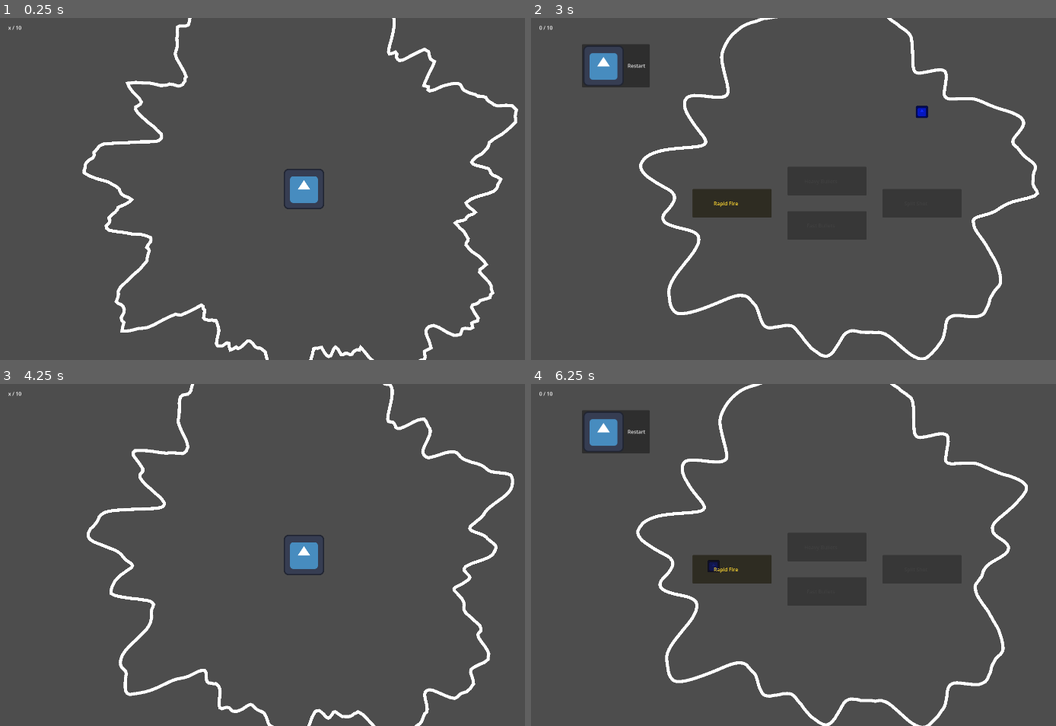
Above: before the commit, frames 1-4 (two rows, left to right).
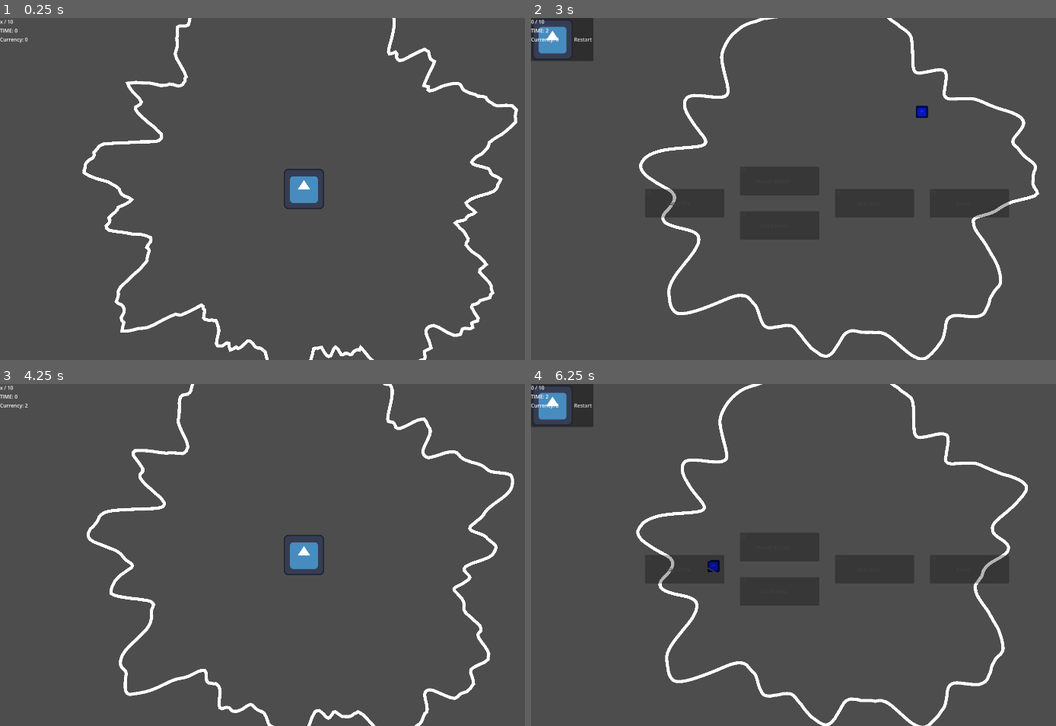
Above: after the commit, the same moments.

Repository: ekaktusz/bullet-hell-jam-7
Game: Godot game, scene res://Scenes/Map/Map.tscn
Two runs of this game, one before a commit and one after it. Both use one fixed random seed, a clock stepped at 60 frames per second and the inputs below. The engine's default icon, where the game draws it, is replaced by a stand-in: a white triangle on a blue panel in a dark square.
Inputs (mouse positions are in pixels of both pictures, inside the frame that each line leads up to):
- Up to frame 1 (0.25 s): no input
- Up to frame 2 (3 s): move the mouse to (966, 171) at 0.52 s; hold Right (ui_right) 0.53-1.28 s; click (966, 171) at 0.67 s; move the mouse to (714, 206) at 1.27 s; hold Down (ui_down) 1.28-2.03 s; move the mouse to (893, 113) at 2.02 s; hold Right (ui_right) 2.03-2.78 s; move the mouse to (804, 257) at 2.77 s; hold Up (ui_up) from 2.78 s (still down); click (804, 257) at 2.92 s
- Up to frame 3 (4.25 s): release Up (ui_up) at 3.5 s; click "Restart" at 3.5 s
- Up to frame 4 (6.25 s): move the mouse to (1019, 606) at 4.27 s; hold Left (ui_left) 4.28-5.78 s; move the mouse to (651, 503) at 5.02 s; move the mouse to (867, 555) at 5.77 s; hold Down (ui_down) from 5.78 s (still down); click (867, 555) at 5.92 s

The runs differ from the first frame. In frame 1, less than 0.1% of the frame differs, in the area x 0-6%, y 0-8%; in frame 2, 3.0%; in frame 3, less than 0.1%; in frame 4, 3.0%, in the area x 0-91%, y 0-59%.

Commit message:
time alive as currency added

Diff:
--- a/Scenes/Brain/brain.gd
+++ b/Scenes/Brain/brain.gd
@@ -1,10 +1,8 @@
 extends CharacterBody2D
-
 
 const SPEED = 300.0
 
 func _physics_process(delta: float) -> void:
-
 	# Get the input direction and handle the movement/deceleration.
 	# As good practice, you should replace UI actions with custom gameplay actions.
 	var direction := Input.get_vector("ui_left", "ui_right", "ui_up", "ui_down")
@@ -14,5 +12,4 @@
 	else:
 		velocity.x = move_toward(velocity.x, 0, SPEED)
 		velocity.y = move_toward(velocity.y, 0, SPEED)
-
 	move_and_slide()
--- a/Scenes/Bullet/bullet.gd
+++ b/Scenes/Bullet/bullet.gd
@@ -79,7 +79,6 @@
 	await get_tree().create_timer(bounce_cooldown).timeout
 	can_bounce = true
 
-
 func _on_area_2d_area_entered(area: Area2D) -> void:
 	if area.is_in_group("player") and has_bounced:
 		print("HUT DETECTED")
--- a/Scenes/Map/Map.tscn
+++ b/Scenes/Map/Map.tscn
@@ -15,11 +15,21 @@
 
 [node name="Camera2D" type="Camera2D" parent="." unique_id=2071232349]
 
-[node name="Label" type="Label" parent="." unique_id=2101833982]
-offset_left = -934.0
-offset_top = -521.0
-offset_right = -888.0
-offset_bottom = -498.0
+[node name="CanvasLayer" type="CanvasLayer" parent="." unique_id=975789396]
+
+[node name="BulletsLabel" type="Label" parent="CanvasLayer" unique_id=2101833982]
+offset_right = 46.0
+offset_bottom = 23.0
 size_flags_horizontal = 0
 size_flags_vertical = 0
 text = "x / 10 "
+
+[node name="TimeLabel" type="Label" parent="CanvasLayer" unique_id=1740172599]
+offset_top = 28.0
+offset_right = 46.0
+offset_bottom = 51.0
+
+[node name="CurrencyLabel" type="Label" parent="CanvasLayer" unique_id=1884214471]
+offset_top = 56.0
+offset_right = 46.0
+offset_bottom = 79.0
--- a/Scenes/Map/map.gd
+++ b/Scenes/Map/map.gd
@@ -3,7 +3,9 @@
 @onready var line_2d: Line2D = $Line2D
 @onready var brain: CharacterBody2D = $Brain
 @onready var bullets_container: Node2D = $Bullets
-@onready var label: Label = $Label
+@onready var label: Label = $CanvasLayer/BulletsLabel
+@onready var time_label: Label= $CanvasLayer/TimeLabel
+@onready var currency_label: Label = $CanvasLayer/CurrencyLabel
 const BULLET = preload("uid://cycafl512rjsx")
 
 #map
@@ -23,6 +25,7 @@
 var can_shoot = true
 
 var max_bullet_count = 10
+var run_time := 0.0
 
 func _ready():
 	noise.frequency = 2
@@ -30,6 +33,9 @@
 	generate_blob(0)
 
 func _process(delta):
+	run_time += delta
+	time_label.text = "TIME: " + str(int(run_time))
+	currency_label.text = "Currency: " + str(Progression.currency)
 	base_radius -= delta * 20.0
 	base_radius = max(base_radius, 100.0)
 	update_blob(delta)
@@ -102,14 +108,12 @@
 	check_bullets_outside()
 	check_brain_outside()
 
-
 func check_bullets_outside():
 	for bullet in bullets:
 		var local = to_local(bullet.global_position)
 		if !Geometry2D.is_point_in_polygon(local, points):
 			var normal = get_closest_normal(local)
 			bullet.try_bounce(normal)
-
 
 func check_brain_outside():
 	if brain:
@@ -188,6 +192,9 @@
 	can_shoot = true
 
 func end_run():
+	var earned = int(run_time)
+	Progression.currency += earned
+	print("EARNED:", earned)
 	get_tree().paused = true
 	var skill_tree = preload("res://Scenes/SkillTree/skill_tree.tscn").instantiate()
 	get_tree().current_scene.add_child(skill_tree)
--- a/Scenes/Progression/progression.gd
+++ b/Scenes/Progression/progression.gd
@@ -1,41 +1,56 @@
 extends Node
 
-var unlocked_skills := {}
+var unlocked_skills := []
+var currency := 0
 
 var skills := {
 	"rapid_fire": {
 		"name": "Rapid Fire",
 		"requires": [],
+		"cost": 10,
 	},
 	"heavy_bullets": {
 		"name": "Heavy Bullets",
 		"requires": ["rapid_fire"],
+		"cost": 10,
 	},
 	"fast_bullets": {
 		"name": "Fast Bullets",
 		"requires": ["rapid_fire"],
+		"cost": 10,
 	},
 	"split_shot": {
 		"name": "Split Shot",
-		"requires": ["fast_bullets"],
+		"requires": ["fast_bullets", "heavy_bullets"],
+		"cost": 10,
+	},
+	"kamu": {
+		"name": "Kamu",
+		"requires": ["split_shot"],
+		"cost": 10,
 	}
 }
 
 func has_skill(id: String) -> bool:
-	return unlocked_skills.get(id, false)
+	return id in unlocked_skills
 
-func unlock_skill(id: String):
-	if can_unlock(id):
-		unlocked_skills[id] = true
-		print("UNLOCKED: ", id)
+func unlock_skill(skill_id: String):
+	if !can_unlock(skill_id):
+		return
+	var skill = skills[skill_id]
+	currency -= skill["cost"]
+	unlocked_skills.append(skill_id)
+	print("UNLOCKED:", skill_id)
 
-func can_unlock(id: String) -> bool:
-	if has_skill(id):
+func can_unlock(skill_id: String) -> bool:
+	if has_skill(skill_id):
 		return false
-	var requirements = skills[id]["requires"]
-	for requirement in requirements:
+	var skill = skills[skill_id]
+	for requirement in skill["requires"]:
 		if !has_skill(requirement):
 			return false
+	if currency < skill["cost"]:
+		return false
 	return true
 
 func get_depth(skill_id: String) -> int:
--- a/Scenes/SkillTree/skill_node.gd
+++ b/Scenes/SkillTree/skill_node.gd
@@ -1,6 +1,7 @@
 extends Button
 
 @onready var label: Label = $Label
+@onready var cost_label = $CostLabel
 
 var skill_id := ""
 
@@ -8,6 +9,7 @@
 	skill_id = id
 	var skill_data = Progression.skills[id]
 	label.text = skill_data["name"]
+	cost_label.text = str(skill_data["cost"])
 	update_visual()
 
 func update_visual():
--- a/Scenes/SkillTree/skill_node.tscn
+++ b/Scenes/SkillTree/skill_node.tscn
@@ -31,3 +31,8 @@
 grow_horizontal = 2
 grow_vertical = 2
 vertical_alignment = 1
+
+[node name="CostLabel" type="Label" parent="." unique_id=198817538]
+layout_mode = 0
+offset_right = 40.0
+offset_bottom = 23.0
--- a/Scenes/SkillTree/skill_tree.tscn
+++ b/Scenes/SkillTree/skill_tree.tscn
@@ -20,10 +20,8 @@
 
 [node name="Restart" type="Button" parent="." unique_id=940318680]
 layout_mode = 0
-offset_left = 161.0
-offset_top = 83.0
-offset_right = 375.0
-offset_bottom = 219.0
+offset_right = 197.0
+offset_bottom = 136.0
 text = "Restart"
 icon = ExtResource("2_tq623")
 
